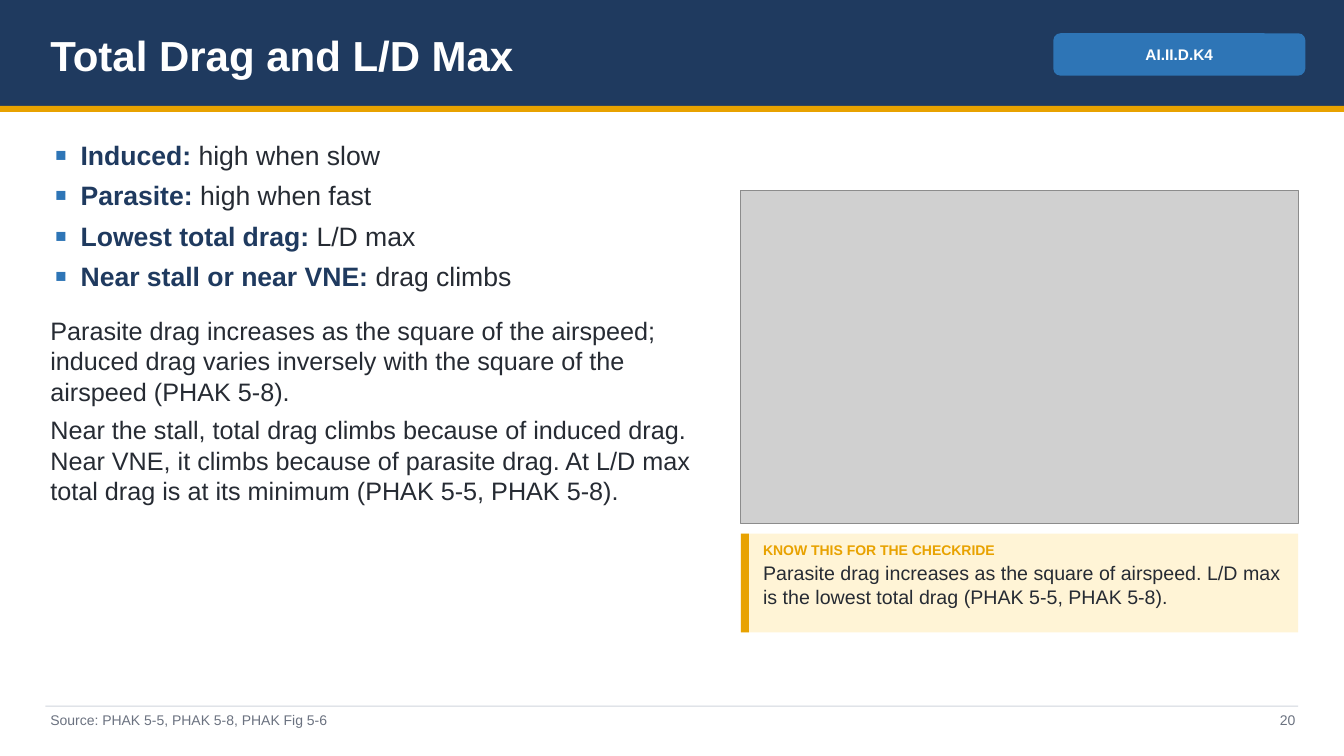
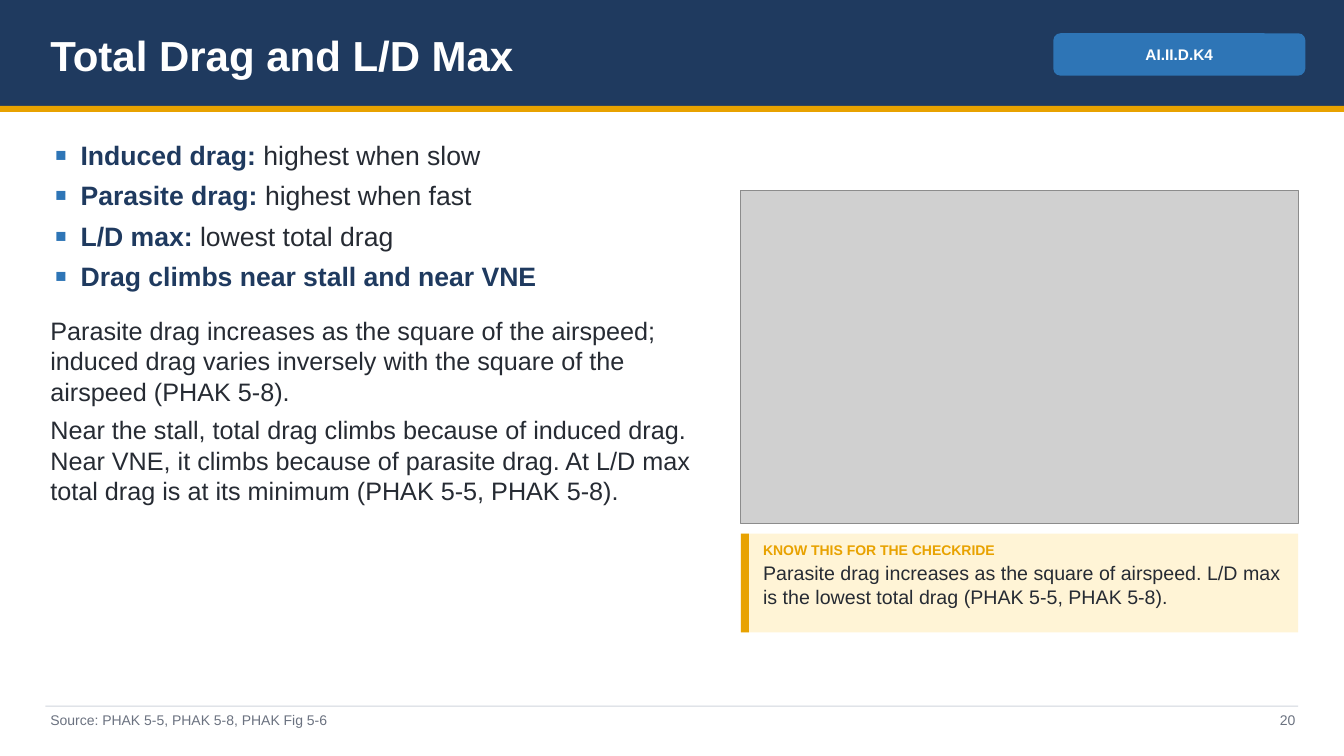
Before and after one commit to greenleeezekial1-glitch/Claude, a slide deck: slide 20 of Area II - Technical Subject Areas/II.D Principles of Flight - Slides.pptx. Drawn at 1344x756 pixels with LibreOffice and Linux fonts; fonts in the diff are those of the drawing; grey boxes stand for pictures. Boxes give left, top, right and bottom in pixels: in the first picture for what was removed or moved away, otherwise in the second. Text is boxed around its words. In the diff, an @@ line names an element or a change of style, - is before the commit and + after.

```diff
--- a/Area II - Technical Subject Areas/II.D Principles of Flight - Slides.pptx
+++ b/Area II - Technical Subject Areas/II.D Principles of Flight - Slides.pptx
@@ text at [81, 145, 537, 292]: text changed @@
-■ Induced: high when slow
-■ Parasite: high when fast
-■ Lowest total drag: L/D max
-■ Near stall or near VNE: drag climbs
+■ Induced drag: highest when slow
+■ Parasite drag: highest when fast
+■ L/D max: lowest total drag
+■ Drag climbs near stall and near VNE
```
Also in this commit, not shown: 31 other slides changed, 6 other files.
